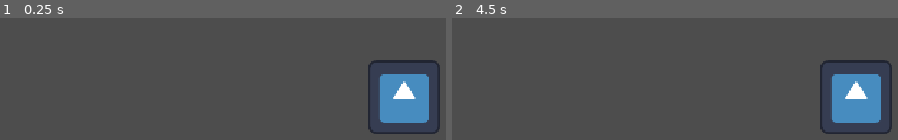
Above: before the commit, frames 1-2 (left to right).
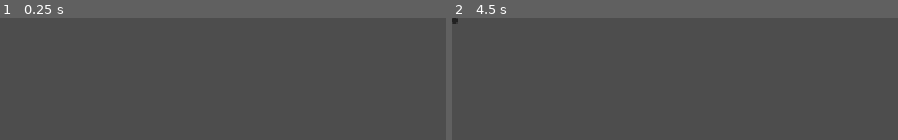
Above: after the commit, the same moments.

Repository: milkeotothemoon/GMTK-26---Boys-at-the-Back
Game: Godot game, scene res://scenes/main/Main.tscn
The game is run twice, just before and just after one commit, with the same random seed, the same clock (stepped at 60 frames per second) and the same inputs. The engine's default icon, where the game draws it, is replaced by a stand-in: a white triangle on a blue panel in a dark square.
Inputs (mouse positions are in pixels of both pictures, inside the frame that each line leads up to):
- Up to frame 1 (0.25 s): no input
- Up to frame 2 (4.5 s): tap Enter at 0.5 s; move the mouse to (outside the picture) at 0.52 s; click (outside the picture) at 0.67 s; click (456, 20) at 1.27 s; click (456, 20) at 2.02 s; click (456, 20) at 2.77 s; click (456, 20) at 3.52 s; tap Space at 4.25 s; drag from (outside the picture) to (outside the picture) at 4.27 s

The runs differ from the first frame. In frame 1, 5.7% of the frame differs, in the area x 82-99%, y 34-96%; in frame 2, 5.8%, in the area x 0-99%, y 0-96%.

Commit message:
added placeholders, resized texturerect nodes, and added flow of overall game

Diff:
--- /dev/null
+++ b/assets/fonts/numbers.tres
@@ -0,0 +1,17 @@
+[gd_resource type="FontFile" format=3 uid="uid://dms6bkq0dq3vy"]
+
+[resource]
+cache/0/variation_coordinates = {}
+cache/0/face_index = 0
+cache/0/embolden = 0.0
+cache/0/transform = Transform2D(1, 0, 0, 1, 0, 0)
+cache/0/spacing_top = 0
+cache/0/spacing_bottom = 0
+cache/0/spacing_space = 0
+cache/0/spacing_glyph = 0
+cache/0/baseline_offset = 0.0
+cache/0/16/0/ascent = 0.0
+cache/0/16/0/descent = 0.0
+cache/0/16/0/underline_position = 0.0
+cache/0/16/0/underline_thickness = 0.0
+cache/0/16/0/scale = 1.0
--- a/scenes/gameplay/BuildSpace.tscn
+++ b/scenes/gameplay/BuildSpace.tscn
@@ -8,13 +8,13 @@
 script = ExtResource("1_4f4mk")
 
 [node name="TextureRect" type="TextureRect" parent="." unique_id=1273156104]
-offset_right = 480.0
-offset_bottom = 480.0
+offset_right = 430.0
+offset_bottom = 430.0
 texture = ExtResource("2_2bb0f")
 
 [node name="GridContainer" type="GridContainer" parent="." unique_id=817833220]
-offset_right = 500.0
-offset_bottom = 500.0
+offset_right = 450.0
+offset_bottom = 450.0
 script = ExtResource("2_ky76c")
 
 [node name="PlacedItems" type="Node2D" parent="." unique_id=228289201 groups=["placed_items_container"]]
--- a/scenes/gameplay/ScoreHUD.tscn
+++ b/scenes/gameplay/ScoreHUD.tscn
@@ -1,3 +1,48 @@
 [gd_scene format=3 uid="uid://b1alhoqjw6dc2"]
 
-[node name="ScoreHud" type="Node2D" unique_id=400277662]
+[ext_resource type="Script" uid="uid://c5k6mso02i05p" path="res://scripts/gameplay/score_hud.gd" id="1_s550n"]
+
+[node name="ScoreHUD" type="Control" unique_id=926461996]
+layout_mode = 3
+anchors_preset = 0
+script = ExtResource("1_s550n")
+
+[node name="ScoreLabel" type="Label" parent="." unique_id=945635711]
+layout_mode = 0
+offset_right = 40.0
+offset_bottom = 23.0
+
+[node name="ResultPanel" type="Panel" parent="." unique_id=951937745]
+layout_mode = 0
+offset_right = 40.0
+offset_bottom = 40.0
+
+[node name="ResultLabel" type="Label" parent="ResultPanel" unique_id=1893057800]
+layout_mode = 0
+offset_right = 40.0
+offset_bottom = 23.0
+
+[node name="HBoxContainer" type="HBoxContainer" parent="ResultPanel" unique_id=404116662]
+layout_mode = 0
+offset_right = 40.0
+offset_bottom = 40.0
+
+[node name="Star1" type="TextureRect" parent="ResultPanel/HBoxContainer" unique_id=2079227812]
+layout_mode = 2
+
+[node name="Star2" type="TextureRect" parent="ResultPanel/HBoxContainer" unique_id=744681865]
+layout_mode = 2
+
+[node name="Star3" type="TextureRect" parent="ResultPanel/HBoxContainer" unique_id=339753283]
+layout_mode = 2
+
+[node name="PrimaryButton" type="Button" parent="ResultPanel" unique_id=733201284]
+layout_mode = 0
+offset_top = 2.0
+offset_right = 8.0
+offset_bottom = 10.0
+
+[node name="SecondaryButton" type="Button" parent="ResultPanel" unique_id=162518020]
+layout_mode = 0
+offset_right = 8.0
+offset_bottom = 8.0
--- a/scenes/levels/Level0.tscn
+++ b/scenes/levels/Level0.tscn
@@ -4,11 +4,6 @@
 [ext_resource type="PackedScene" uid="uid://dj4pr3ftuubh4" path="res://scenes/gameplay/BuildSpace.tscn" id="1_xh834"]
 [ext_resource type="PackedScene" uid="uid://cy7pfol0uoa7d" path="res://scenes/gameplay/Inventory.tscn" id="2_inventory"]
 [ext_resource type="PackedScene" uid="uid://cj7fvg2qu47rt" path="res://scenes/player/Player.tscn" id="3_player"]
-
-[sub_resource type="LabelSettings" id="LabelSettings_0l7rd"]
-font_size = 20
-outline_size = 18
-outline_color = Color(0.0035191667, 0.0035191681, 0.0035191672, 1)
 
 [sub_resource type="StyleBoxFlat" id="StyleBoxFlat_75xeh"]
 bg_color = Color(0, 0, 0, 1)
@@ -28,23 +23,30 @@
 position = Vector2(336, 550)
 
 [node name="BuildSpace" parent="." unique_id=1416657170 instance=ExtResource("1_xh834")]
-position = Vector2(369, 47)
+position = Vector2(391, 89)
 
 [node name="Player" parent="." unique_id=1845645343 instance=ExtResource("3_player")]
 position = Vector2(290, 473)
 
 [node name="Timer" type="Timer" parent="." unique_id=846573383]
 
-[node name="TimerLabel" type="Label" parent="." unique_id=1048577364]
-offset_left = 570.0
-offset_top = -3.0
-offset_right = 653.0
-offset_bottom = 42.0
-size_flags_horizontal = 4
-text = "1:00"
-label_settings = SubResource("LabelSettings_0l7rd")
-horizontal_alignment = 1
-vertical_alignment = 1
+[node name="TimerDisplay" type="HBoxContainer" parent="." unique_id=787711431]
+offset_left = 542.0
+offset_top = 10.0
+offset_right = 666.0
+offset_bottom = 91.0
+
+[node name="DigitSec1" type="TextureRect" parent="TimerDisplay" unique_id=225946883]
+custom_minimum_size = Vector2(60, 60)
+layout_mode = 2
+expand_mode = 1
+stretch_mode = 5
+
+[node name="DigitSec0" type="TextureRect" parent="TimerDisplay" unique_id=1190959607]
+custom_minimum_size = Vector2(60, 60)
+layout_mode = 2
+expand_mode = 1
+stretch_mode = 5
 
 [node name="Panel" type="Panel" parent="." unique_id=2058796264]
 offset_left = 933.0
@@ -60,7 +62,7 @@
 offset_top = 185.0
 offset_right = 212.0
 offset_bottom = 354.0
-text = "##"
+text = "#"
 label_settings = SubResource("LabelSettings_75xeh")
 horizontal_alignment = 1
 vertical_alignment = 1
--- a/scenes/main/Credits.tscn
+++ b/scenes/main/Credits.tscn
@@ -1,3 +1,18 @@
 [gd_scene format=3 uid="uid://2bgpovq2pqda"]
 
+[ext_resource type="Script" uid="uid://cx4m5gq36hn" path="res://scripts/main/credits.gd" id="1_4lkuw"]
+
 [node name="Credits" type="Node2D" unique_id=926278047]
+script = ExtResource("1_4lkuw")
+
+[node name="TextureRect" type="TextureRect" parent="." unique_id=290900540]
+offset_right = 40.0
+offset_bottom = 40.0
+
+[node name="ThankYouLabel" type="Label" parent="." unique_id=1918821319]
+offset_right = 40.0
+offset_bottom = 23.0
+
+[node name="BackButton" type="Button" parent="." unique_id=1084523543]
+offset_right = 8.0
+offset_bottom = 8.0
--- a/scenes/main/Home.tscn
+++ b/scenes/main/Home.tscn
@@ -1,3 +1,18 @@
 [gd_scene format=3 uid="uid://cmqdp4oquobw"]
 
+[ext_resource type="Script" uid="uid://cjrjx03gbaf8" path="res://scripts/main/home.gd" id="1_cy2mo"]
+
 [node name="Home" type="Node2D" unique_id=1737477331]
+script = ExtResource("1_cy2mo")
+
+[node name="TextureRect" type="TextureRect" parent="." unique_id=2037008419]
+offset_right = 40.0
+offset_bottom = 40.0
+
+[node name="PlayButton" type="Button" parent="." unique_id=2082602768]
+offset_right = 8.0
+offset_bottom = 8.0
+
+[node name="CreditsButton" type="Button" parent="." unique_id=1954136728]
+offset_right = 8.0
+offset_bottom = 8.0
--- a/scenes/main/Intro.tscn
+++ b/scenes/main/Intro.tscn
@@ -1,3 +1,8 @@
 [gd_scene format=3 uid="uid://bfsgb4n3srmad"]
 
+[ext_resource type="Script" uid="uid://ma38pgs56c8s" path="res://scripts/main/intro.gd" id="1_ehhfn"]
+
 [node name="Intro" type="Node2D" unique_id=27169360]
+script = ExtResource("1_ehhfn")
+
+[node name="AnimationPlayer" type="AnimationPlayer" parent="." unique_id=2043938016]
--- a/scenes/main/LevelSelection.tscn
+++ b/scenes/main/LevelSelection.tscn
@@ -1,3 +1,34 @@
 [gd_scene format=3 uid="uid://2wdvmc5mrbxw"]
 
+[ext_resource type="Script" uid="uid://ddw4s6x8ce4et" path="res://scripts/main/level_selection.gd" id="1_080wy"]
+
 [node name="LevelSelection" type="Node2D" unique_id=70987566]
+script = ExtResource("1_080wy")
+
+[node name="TextureRect" type="TextureRect" parent="." unique_id=138806955]
+offset_right = 40.0
+offset_bottom = 40.0
+
+[node name="Level0Button" type="Button" parent="." unique_id=731248022]
+offset_right = 8.0
+offset_bottom = 8.0
+
+[node name="Level1Button" type="Button" parent="." unique_id=47895419]
+offset_right = 8.0
+offset_bottom = 8.0
+
+[node name="Level2Button" type="Button" parent="." unique_id=573031662]
+offset_right = 8.0
+offset_bottom = 8.0
+
+[node name="Level3Button" type="Button" parent="." unique_id=1395010402]
+offset_right = 8.0
+offset_bottom = 8.0
+
+[node name="Level4Button" type="Button" parent="." unique_id=1245289366]
+offset_right = 8.0
+offset_bottom = 8.0
+
+[node name="Level5Button" type="Button" parent="." unique_id=116088372]
+offset_right = 8.0
+offset_bottom = 8.0
--- a/scenes/main/Main.tscn
+++ b/scenes/main/Main.tscn
@@ -1,19 +1,6 @@
 [gd_scene format=3 uid="uid://ca42o7qroffj1"]
 
-[ext_resource type="PackedScene" uid="uid://cj7fvg2qu47rt" path="res://scenes/player/Player.tscn" id="1_u1xfj"]
-
-[sub_resource type="PhysicsMaterial" id="PhysicsMaterial_elqb8"]
-
-[sub_resource type="WorldBoundaryShape2D" id="WorldBoundaryShape2D_elqb8"]
+[ext_resource type="Script" uid="uid://csv1qfwqtd15n" path="res://scripts/main/main.gd" id="1_u1xfj"]
 
 [node name="Main" type="Node2D" unique_id=2036285339]
-
-[node name="Player" parent="." unique_id=1845645343 instance=ExtResource("1_u1xfj")]
-position = Vector2(582, 114)
-
-[node name="Area2D" type="StaticBody2D" parent="." unique_id=1792800593]
-position = Vector2(580.92, 300)
-physics_material_override = SubResource("PhysicsMaterial_elqb8")
-
-[node name="CollisionShape2D" type="CollisionShape2D" parent="Area2D" unique_id=848551462]
-shape = SubResource("WorldBoundaryShape2D_elqb8")
+script = ExtResource("1_u1xfj")
--- a/scripts/autoload/BuildSpace.gd
+++ b/scripts/autoload/BuildSpace.gd
@@ -1,6 +1,6 @@
 extends Node2D
 
-const CELL_SIZE := 48
+const CELL_SIZE := 43
 const GRID_WIDTH := 10
 const GRID_HEIGHT := 10
 
--- a/scripts/autoload/GameState.gd
+++ b/scripts/autoload/GameState.gd
@@ -1,6 +1,7 @@
 extends Node
 
 var is_build_locked: bool = false
+var has_played_tutorial: bool = false
 var current_level_index: int = 0
 var unlocked_items: Array[String] = []
 var star_results: Dictionary = {}
--- a/scripts/gameplay/build_phase.gd
+++ b/scripts/gameplay/build_phase.gd
@@ -3,11 +3,13 @@
 signal build_locked
 
 @onready var timer: Timer = $Timer
-@onready var timer_label: Label = $TimerLabel
 @onready var level_label: Label = $Panel/LevelLabel
+var _digit_textures: Array[Texture2D] = []
 
 func _ready() -> void:
-	level_label.text = "%02d" % GameState.current_level_index
+	level_label.text = "%d" % GameState.current_level_index
+	for i in range(10):
+		_digit_textures.append(load("res://assets/fonts/digits/digit_%d.png" % i))
 	start_build_phase()
 
 func start_build_phase() -> void:
@@ -19,9 +21,11 @@
 	if seconds < 0:
 		seconds = 0
 	@warning_ignore("integer_division")
-	timer_label.text = "%02d:%02d" % [seconds / 60, seconds % 60]
+	$TimerDisplay/DigitSec1.texture = _digit_textures[(seconds / 10) % 10]
+	$TimerDisplay/DigitSec0.texture = _digit_textures[seconds % 10]
 
 func _on_timer_timeout() -> void:
 	GameState.is_build_locked = true
-	timer_label.text = "00:00"
+	$TimerDisplay/DigitSec1.texture = _digit_textures[0]
+	$TimerDisplay/DigitSec0.texture = _digit_textures[0]
 	build_locked.emit()
--- /dev/null
+++ b/scripts/gameplay/score_hud.gd
@@ -0,0 +1,66 @@
+extends Control
+
+@onready var score_label: Label = $ScoreLabel
+@onready var result_panel: Panel = $ResultPanel
+@onready var result_label: Label = $ResultPanel/ResultLabel
+@onready var stars: Array[TextureRect] = [
+	$ResultPanel/StarsDisplay/Star1,
+	$ResultPanel/StarsDisplay/Star2,
+	$ResultPanel/StarsDisplay/Star3,
+]
+@onready var primary_button: Button = $ResultPanel/PrimaryButton
+@onready var secondary_button: Button = $ResultPanel/SecondaryButton
+
+var star_filled: Texture2D = preload("res://assets/sprites/star_filled.png")
+var star_empty: Texture2D = preload("res://assets/sprites/star_empty.png")
+
+var _star_count: int = 0
+
+func _ready() -> void:
+	result_panel.visible = false
+	primary_button.pressed.connect(_on_primary_pressed)
+	secondary_button.pressed.connect(_on_secondary_pressed)
+
+func _process(_delta: float) -> void:
+	if not result_panel.visible:
+		score_label.text = "%.0f dB" % AudioManager.current_decibels
+
+func show_result(star_count: int) -> void:
+	_star_count = star_count
+
+	GameState.star_results[GameState.current_level_index] = max(
+		GameState.star_results.get(GameState.current_level_index, 0), star_count
+	)
+	if GameState.current_level_index == 0:
+		GameState.has_played_tutorial = true
+
+	for i in range(3):
+		stars[i].texture = star_filled if i < star_count else star_empty
+
+	if star_count == 0:
+		result_label.text = "FAILED"
+		primary_button.text = "Retry"
+		secondary_button.text = "Back to Home"
+	else:
+		result_label.text = "%d STAR%s!" % [star_count, "S" if star_count > 1 else ""]
+		primary_button.text = "Proceed" if GameState.current_level_index < 5 else "Finish"
+		secondary_button.text = "Retry"
+
+	result_panel.visible = true
+
+func _on_primary_pressed() -> void:
+	if _star_count == 0:
+		get_tree().reload_current_scene()
+	elif GameState.current_level_index < 5:
+		var next := GameState.current_level_index + 1
+		GameState.current_level_index = next
+		LevelData.load_level(next)
+		get_tree().change_scene_to_file("res://scenes/levels/Level%d.tscn" % next)
+	else:
+		get_tree().change_scene_to_file("res://scenes/main/Credits.tscn")
+
+func _on_secondary_pressed() -> void:
+	if _star_count == 0:
+		get_tree().change_scene_to_file("res://scenes/main/Home.tscn")
+	else:
+		get_tree().reload_current_scene()
--- a/scripts/gameplay/scoring.gd
+++ /dev/null
@@ -1,11 +0,0 @@
-extends Node
-
-
-# Called when the node enters the scene tree for the first time.
-func _ready() -> void:
-	pass # Replace with function body.
-
-
-# Called every frame. 'delta' is the elapsed time since the previous frame.
-func _process(delta: float) -> void:
-	pass
--- /dev/null
+++ b/scripts/main/credits.gd
@@ -0,0 +1,4 @@
+extends Node2D
+
+func _on_back_button_pressed() -> void:
+	get_tree().change_scene_to_file("res://scenes/main/Home.tscn")
--- /dev/null
+++ b/scripts/main/home.gd
@@ -0,0 +1,7 @@
+extends Node2D
+
+func _on_play_button_pressed() -> void:
+	get_tree().change_scene_to_file("res://scenes/main/LevelSelection.tscn")
+
+func _on_credits_button_pressed() -> void:
+	get_tree().change_scene_to_file("res://scenes/main/Credits.tscn")
--- /dev/null
+++ b/scripts/main/intro.gd
@@ -0,0 +1,5 @@
+extends Node2D
+
+func _unhandled_input(event: InputEvent) -> void:
+	if event is InputEventMouseButton and event.pressed:
+		get_tree().change_scene_to_file("res://scenes/main/Home.tscn")
--- /dev/null
+++ b/scripts/main/level_selection.gd
@@ -0,0 +1,14 @@
+extends Node2D
+
+func _ready() -> void:
+	var locked := not GameState.has_played_tutorial
+	for btn in [$Level1Button, $Level2Button, $Level3Button, $Level4Button, $Level5Button]:
+		btn.disabled = locked
+		btn.modulate = Color(0.45, 0.45, 0.45, 1) if locked else Color.WHITE
+
+func _select_level(index: int) -> void:
+	if index != 0 and not GameState.has_played_tutorial:
+		return
+	GameState.current_level_index = index
+	LevelData.load_level(index)
+	get_tree().change_scene_to_file("res://scenes/levels/Level%d.tscn" % index)
--- /dev/null
+++ b/scripts/main/main.gd
@@ -0,0 +1,4 @@
+extends Node2D
+
+func _ready() -> void:
+	get_tree().change_scene_to_file("res://scenes/main/Intro.tscn")
Binary file added: assets/fonts/digits/digit_0.png
Not shown, added: assets/fonts/digits/digit_0.png.import
Binary file added: assets/fonts/digits/digit_1.png
Not shown, added: assets/fonts/digits/digit_1.png.import
Binary file added: assets/fonts/digits/digit_2.png
Not shown, added: assets/fonts/digits/digit_2.png.import
Binary file added: assets/fonts/digits/digit_3.png
Not shown, added: assets/fonts/digits/digit_3.png.import
Binary file added: assets/fonts/digits/digit_4.png
Not shown, added: assets/fonts/digits/digit_4.png.import
Binary file added: assets/fonts/digits/digit_5.png
Not shown, added: assets/fonts/digits/digit_5.png.import
(and 18 more such lines)
